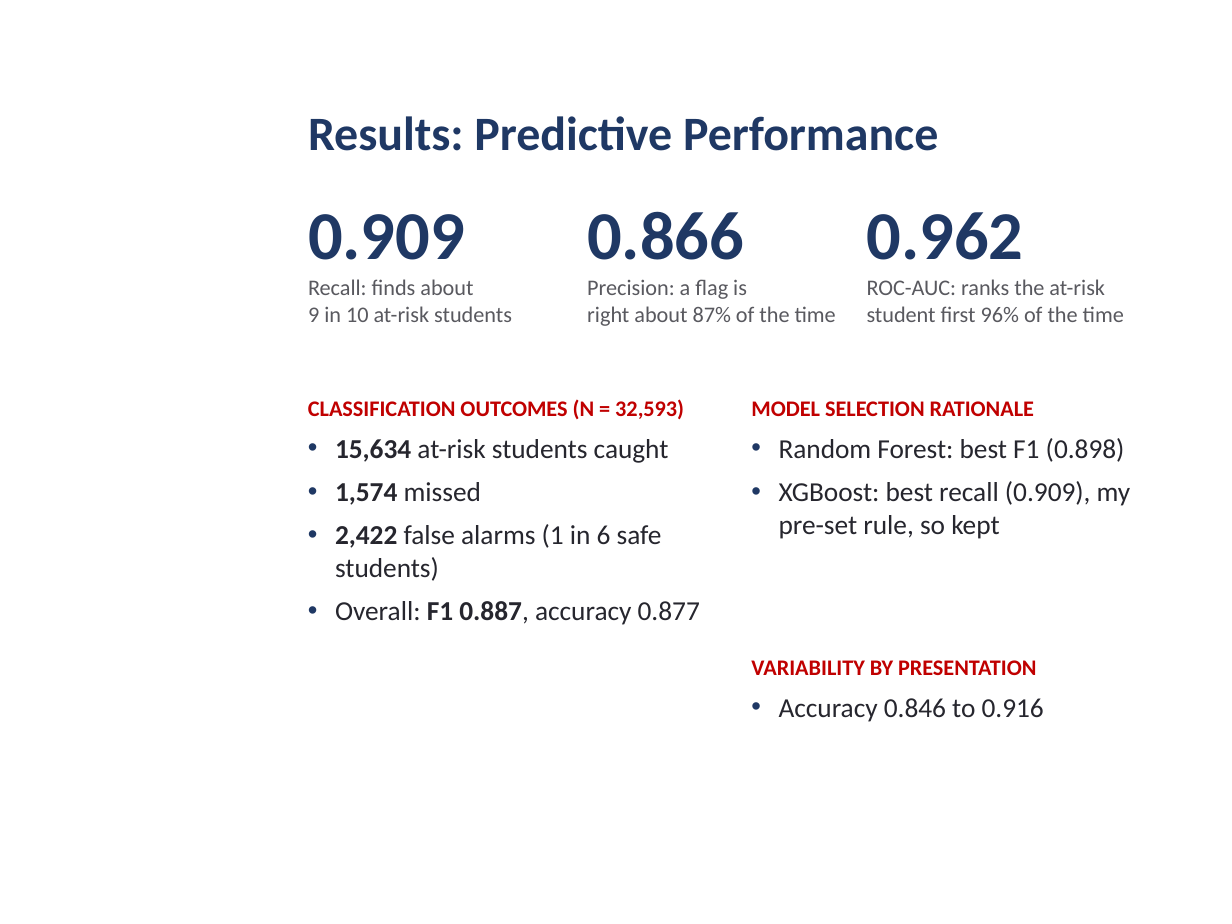
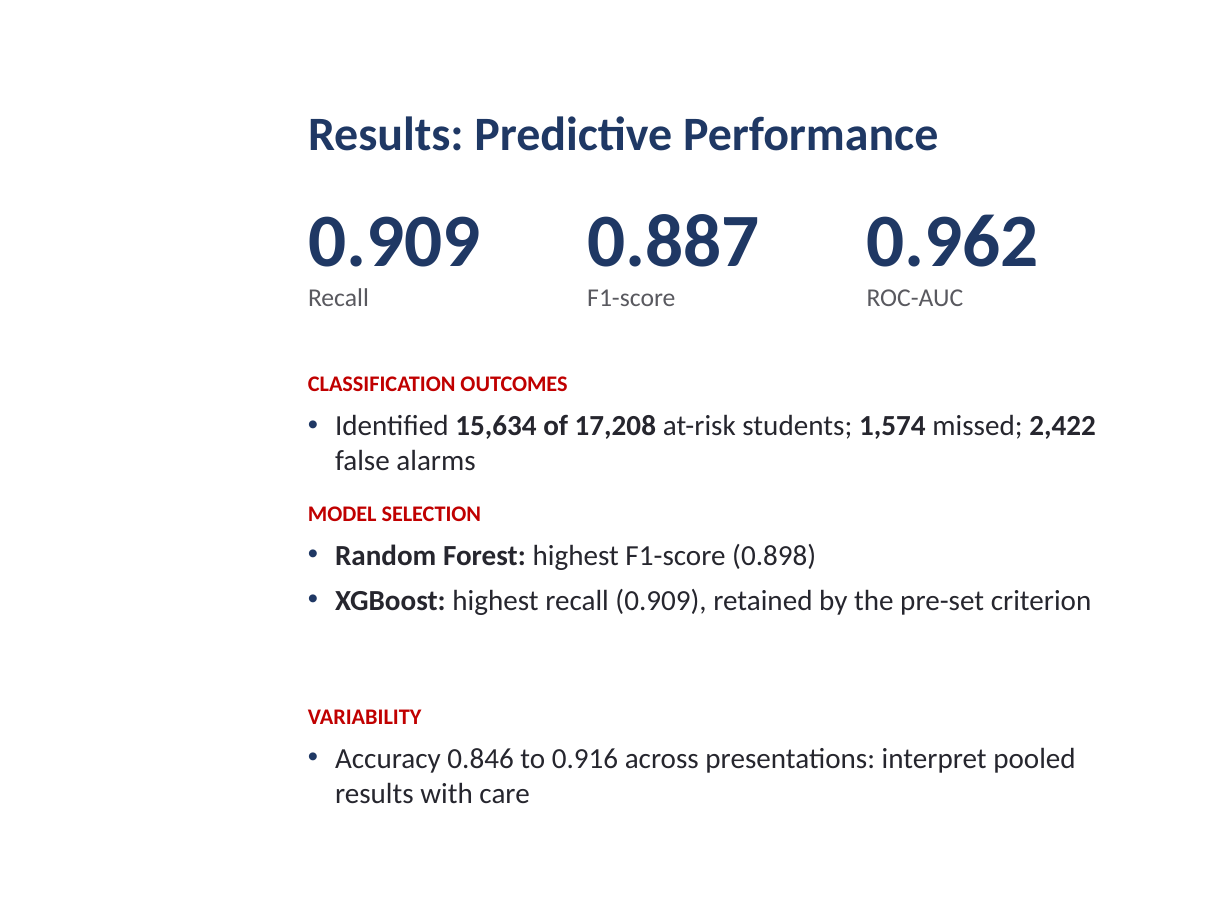
Before and after one commit to daniel-larry/python-run-result, a slide deck: slide 8 of Internal_Defense_Presentation.pptx. Drawn at 1232x924 pixels with LibreOffice and Linux fonts; fonts in the diff are those of the drawing; background and template pictures are left out. Boxes give left, top, right and bottom in pixels: in the first picture for what was removed or moved away, otherwise in the second. Text is boxed around its words. In the diff, an @@ line names an element or a change of style, - is before the commit and + after.

```diff
--- a/Internal_Defense_Presentation.pptx
+++ b/Internal_Defense_Presentation.pptx
@@ text at bbox=[308, 216, 481, 267]: size 40 to 44 pt in "0.909" @@
@@ text at bbox=[587, 214, 760, 306]: text changed; size 13 to 15 pt @@
-0.866
-Precision: a flag is
-right about 87% of the time
+0.887
+F1-score
@@ text at bbox=[867, 214, 1040, 267]: size 40 to 44 pt in "0.962" @@
@@ text at bbox=[308, 288, 369, 306]: text changed; size 13 to 15 pt @@
-Recall: finds about
-9 in 10 at-risk students
+Recall
@@ text at bbox=[867, 289, 964, 306]: text changed; size 13 to 15 pt @@
-ROC-AUC: ranks the at-risk
-student first 96% of the time
+ROC-AUC
@@ text at bbox=[308, 376, 1095, 471]: text changed; size 16 to 17 pt; bold on @@
-CLASSIFICATION OUTCOMES (N = 32,593)
-• 15,634 at-risk students caught
-• 1,574 missed
-• 2,422 false alarms (1 in 6 safe students)
-• Overall: F1 0.887, accuracy 0.877
+CLASSIFICATION OUTCOMES
+• Identified 15,634 of 17,208 at-risk students; 1,574 missed; 2,422 false alarms
@@ text at bbox=[308, 506, 1092, 615]: text changed; size 16 to 17 pt @@
-MODEL SELECTION RATIONALE
-• Random Forest: best F1 (0.898)
-• XGBoost: best recall (0.909), my pre-set rule, so kept
+MODEL SELECTION
+• Random Forest: highest F1-score (0.898)
+• XGBoost: highest recall (0.909), retained by the pre-set criterion
@@ text at bbox=[308, 709, 1075, 804]: text changed; size 13 to 17 pt; text colour #C00000 to #26262E; bold off @@
-VARIABILITY BY PRESENTATION
-• Accuracy 0.846 to 0.916
+VARIABILITY
+• Accuracy 0.846 to 0.916 across presentations: interpret pooled results with care
```
Also in this commit, not shown: 10 other slides changed.
